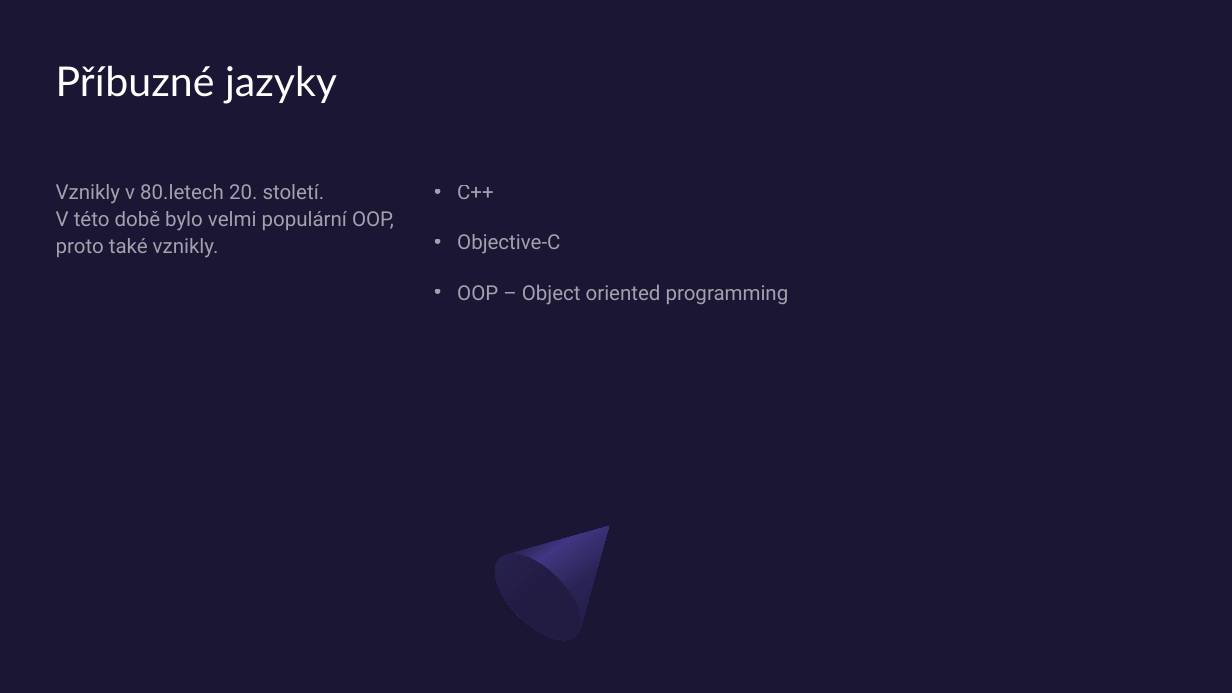
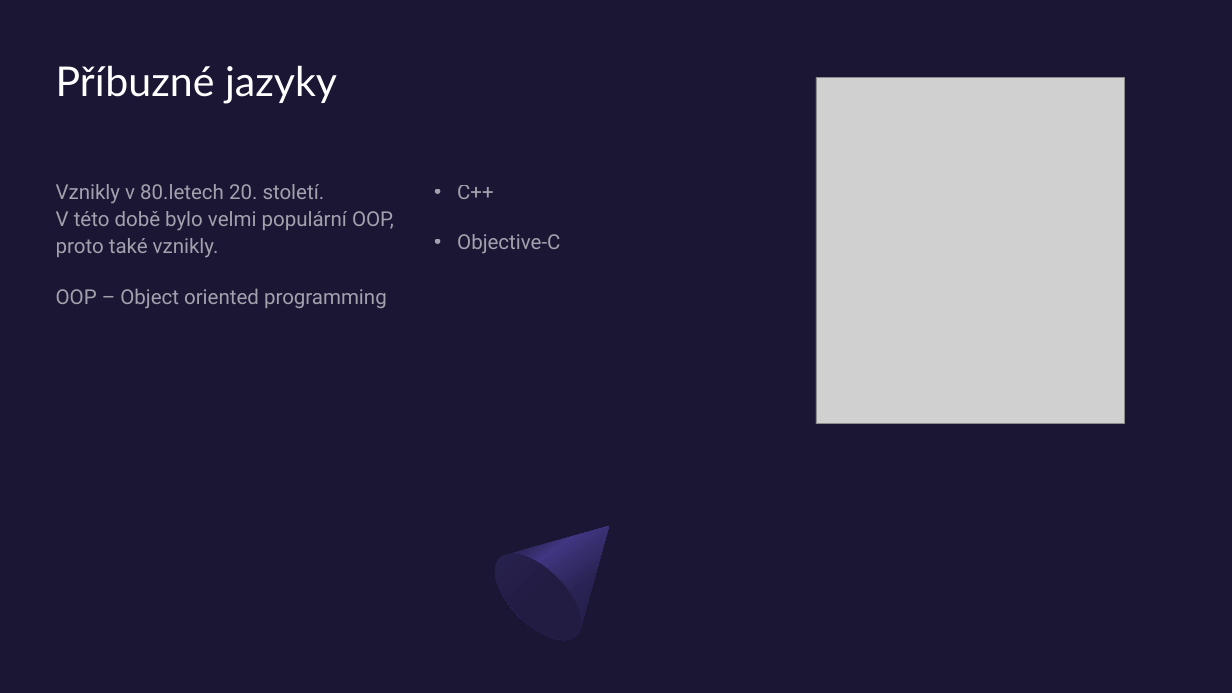
Before and after one commit to KokosHraje/C-VDAPrezentace, a slide deck: slide 13 of Programovací-jazyk-C.pptx. Drawn at 1232x693 pixels with LibreOffice and Linux fonts; fonts in the diff are those of the drawing; grey boxes stand for pictures. Boxes give left, top, right and bottom in pixels: in the first picture for what was removed or moved away, otherwise in the second. Text is boxed around its words. In the diff, an @@ line names an element or a change of style, - is before the commit and + after.

```diff
--- a/Programovací-jazyk-C.pptx
+++ b/Programovací-jazyk-C.pptx
@@ picture added at (816, 78, 1125, 424) @@
@@ text at (56, 288, 387, 309): paragraph added @@
+OOP – Object oriented programming
@@ text at (457, 284, 789, 305): paragraph removed @@
-• OOP – Object oriented programming
```
Also in this commit, not shown: 3 other slides changed, 3 slides added, 2 other files.
